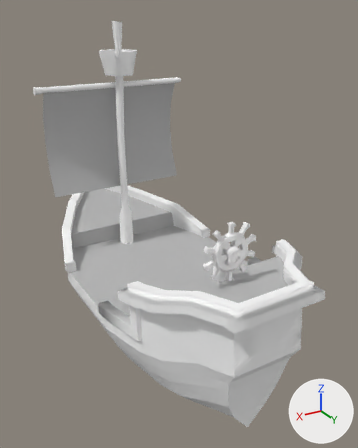
The FBX model Assets/Game/[M]odels/[M]Ship/shiptest.fbx: old version first, new version second.
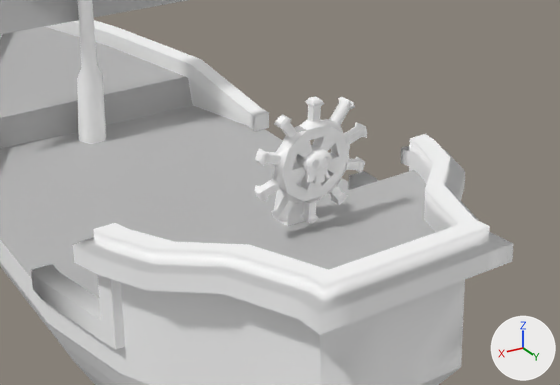
The first picture shows the older version from a 50 mm camera at (11.22, 7.31, 4.82) aimed at (7.23, 0.67, 1.49). The close-ups show both versions on the part from 23% to 97% of the width and 39% to 80% of the height of that picture; other places that the commit changed are outside them. The axes (+X, +Y, +Z) are drawn at lower right. The lights are the same throughout. Where no turn or scale is listed for an object, it has been applied to the vertices.

The first close-up shows 'ShipSail', 'Ship_Mast1', 'Ship_Player1', 'Ship_Roer'.
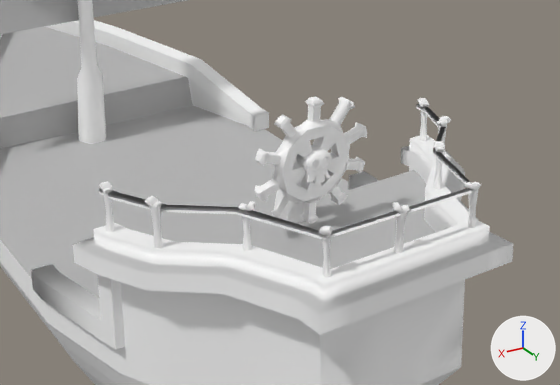
Where the change shows, as pixel boxes [x1, y1, x2, y2] in the close-ups (560 x 385 px):
'Ship_Boeg', added: after [99, 98, 481, 278]

The change, as a diff of the scene's bpy script:
```diff
--- a/Assets/Game/[M]odels/[M]Ship/shiptest.fbx.py
+++ b/Assets/Game/[M]odels/[M]Ship/shiptest.fbx.py
@@ me_mesh_005 @@
+me_mesh_005.from_pydata(...)  # 318 vertices, 289 faces; spans x -1.3..1.29, y 2.02..3.36, z 2.02..2.44
+me_mesh_005.materials.append(mat_mat_game)  # its picture is missing
@@ ob_ship_boeg @@
+ob_ship_boeg = bpy.data.objects.new('Ship_Boeg', me_mesh_005)
+ob_ship_boeg.location = (7.56, 0.12, -0.48)
```
